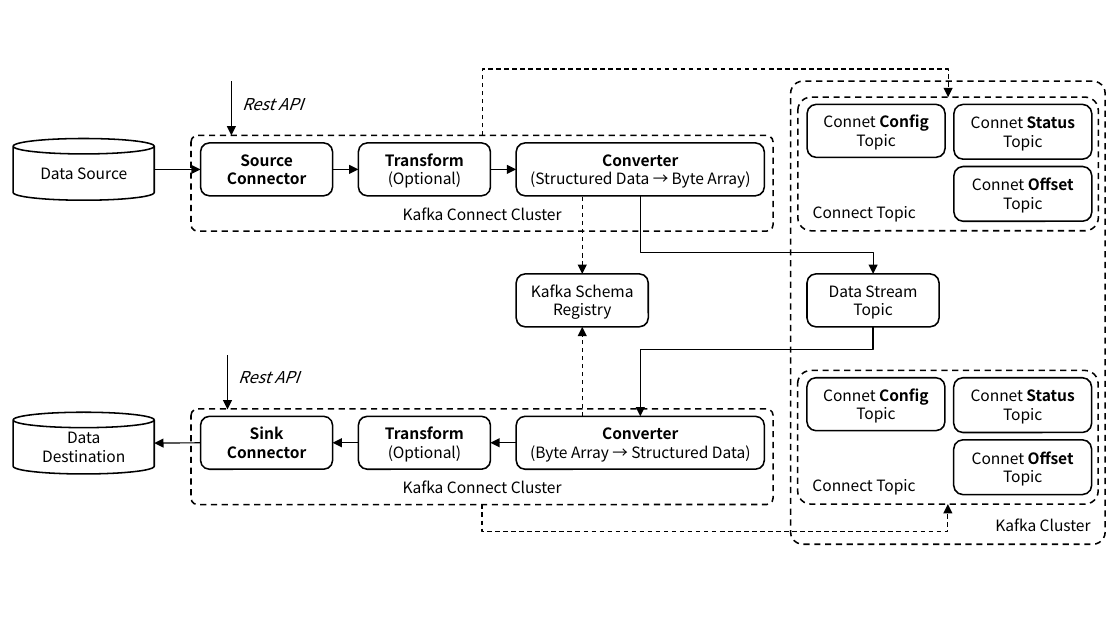
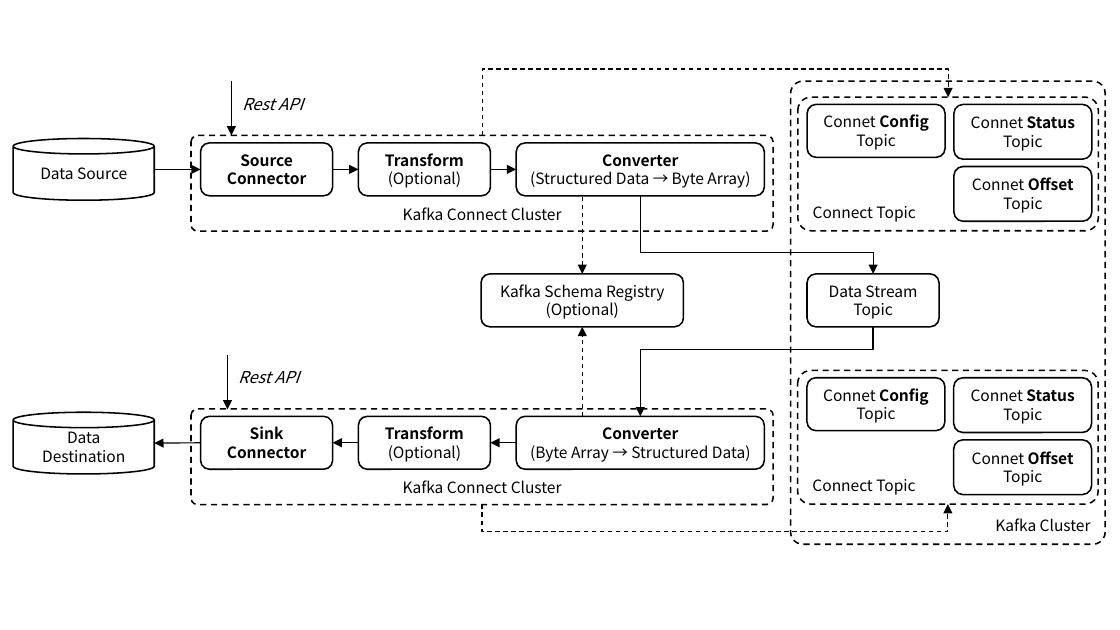
Before and after one commit to ssup2/blog-software, a slide deck: slide 5 of content/docs/theory-analysis/kafka-connect/images/images.pptx (slide 1 before the commit). Drawn at 1120x630 pixels with LibreOffice and Linux fonts; fonts in the diff are those of the drawing. Boxes give left, top, right and bottom in pixels: in the first picture for what was removed or moved away, otherwise in the second. Text is boxed around its words. In the diff, an @@ line names an element or a change of style, - is before the commit and + after.

```diff
--- a/content/docs/theory-analysis/kafka-connect/images/images.pptx
+++ b/content/docs/theory-analysis/kafka-connect/images/images.pptx
@@ rounded rectangle "Kafka Schema Registry": place and size @@
-rounded rectangle "Kafka Schema Registry" at box(516, 274, 648, 327)
+rounded rectangle "Kafka Schema Registry" at box(480, 274, 683, 327)
@@ text in rounded rectangle at box(500, 284, 664, 319): text changed @@
-Kafka Schema
-Registry
+Kafka Schema Registry
+(Optional)
```
Also in this commit, not shown: 1 slide added, 2 other files.
